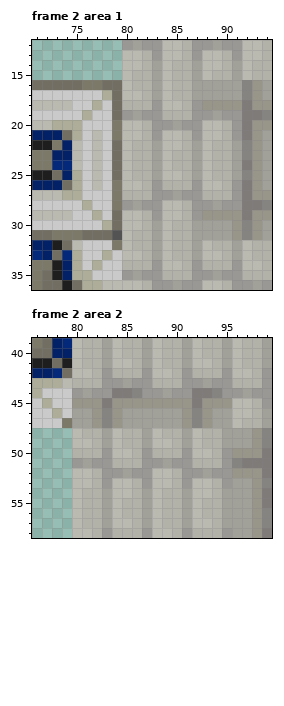
One commit to this pixel-art file: Assets/Tiles/Tiles.ase. The first picture shows the starting point.
128x128 pixels, 2 frames. Colours within 5 levels of each other are drawn and written as one. Shown: frame 2 area 1: x 71..94, y 12..36; frame 2 area 2: x 76..99, y 39..58. The commit also changed other frames or places, which this record leaves out.
After:
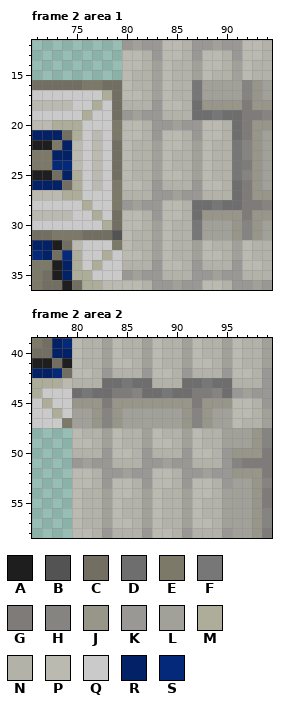
Palette (. is transparent): A #1e1e1e  B #535353  C #726e62  D #6e6e6e  E #7d7968  F #777777  G #7e7b79  H #868481  J #989589  K #999894  L #a2a199  M #aead99  N #b3b2a9  P #bbbab1  Q #cacaca  R #022166  S #04297b
The commit says: add outlines to inset bg tiles
The exact change:
layer "Base" added
layer "BG Outlines" opacity 25% added
layer "Layer" removed
--- frame 2 area 1, layer "BG Outlines"
@@ x 85..93 @@
 15 NNLPNNLPN
-16 NNLLLLLHJ
-17 NNLLLLLHJ
-18 PNKJJJJGJ
-19 NNKKLKKGG
-20 LKKPPNKGJ
-21 PNKPPNKGJ
-22 PNLPNNLHJ
-23 NNLPNNLHJ
-24 NNLPNNLGJ
-25 PNLPNNLHJ
-26 NNKPPNKGJ
-27 LKKNNNKGJ
-28 PNKKLKKGG
-29 PNKJJJJGJ
-30 NNLLLLJHJ
-31 NNLLLLJHJ
+16 NNFLLLLHJ
+17 NNFLLLLHJ
+18 PNDJJJJGJ
+19 NNDDFDDGG
+20 LKKPPNDGJ
+21 PNKPPNDGJ
+22 PNLPNNFHJ
+23 NNLPNNFHJ
+24 NNLPNNFGJ
+25 PNLPNNFHJ
+26 NNKPPNDGJ
+27 LKKNNNDGJ
+28 PNDDFDDGG
+29 PNDJJJJGJ
+30 NNFLLLJHJ
+31 NNFLLLJHJ
 32 NNLPNNLPN
--- frame 2 area 2, layer "BG Outlines"
@@ x 76..99 @@
 42 RRSCPPNKNNNKPPNKNNNKPPNK
-43 MMMPNNNKKLKKNNNKKLKKNNNK
-44 MQQQKLKKGGHKKLKKGGHKKLKK
+43 MMMPNNNDDFDDNNNDDFDDNNNK
+44 MQQQDFDDGGHDDFDDGGHDKLKK
 45 QMQQJJJGJJJJJJJJGJJJPPNK
